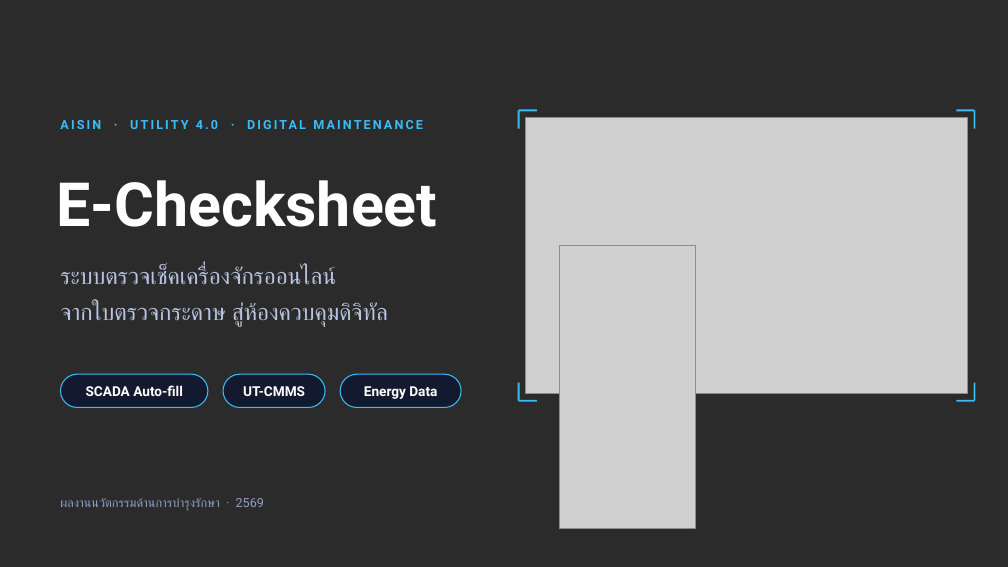
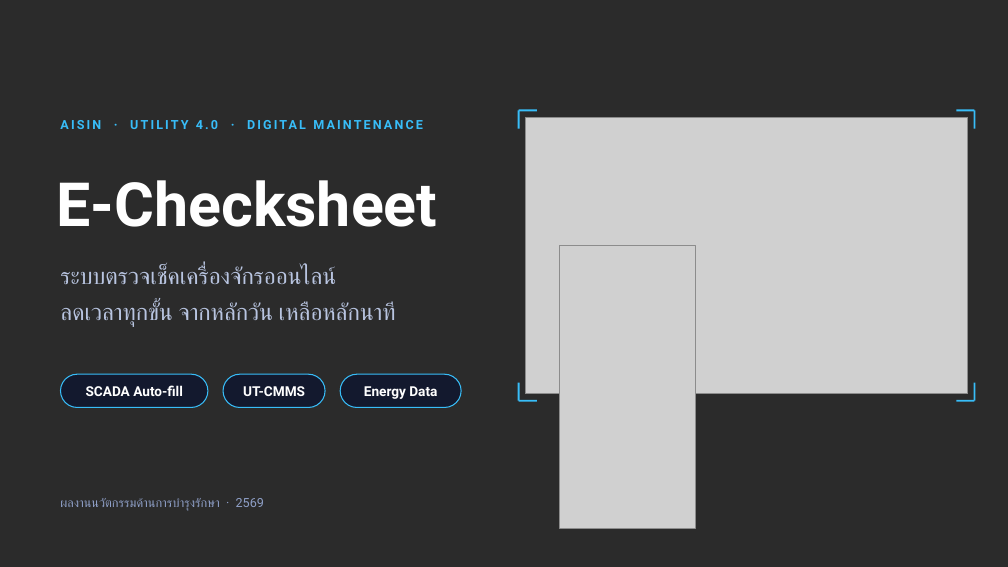
Before and after one commit to wexyzj123-hash/JoeKiattisak, a slide deck: slide 1 of E-Checksheet_Presentation.pptx. Drawn at 1008x567 pixels with LibreOffice and Linux fonts; fonts in the diff are those of the drawing; grey boxes stand for pictures; background and template pictures are left out; a plain dark background stands for a picture behind light text. Boxes give left, top, right and bottom in pixels: in the first picture for what was removed or moved away, otherwise in the second. Text is boxed around its words. In the diff, an @@ line names an element or a change of style, - is before the commit and + after.

```diff
--- a/E-Checksheet_Presentation.pptx
+++ b/E-Checksheet_Presentation.pptx
@@ text at [60, 302, 396, 327]: text changed @@
-จากใบตรวจกระดาษ สู่ห้องควบคุมดิจิทัล
+ลดเวลาทุกขั้น จากหลักวัน เหลือหลักนาที
```
Also in this commit, not shown: 12 other slides changed, 1 slide added, 1 slide removed, 1 other file.
